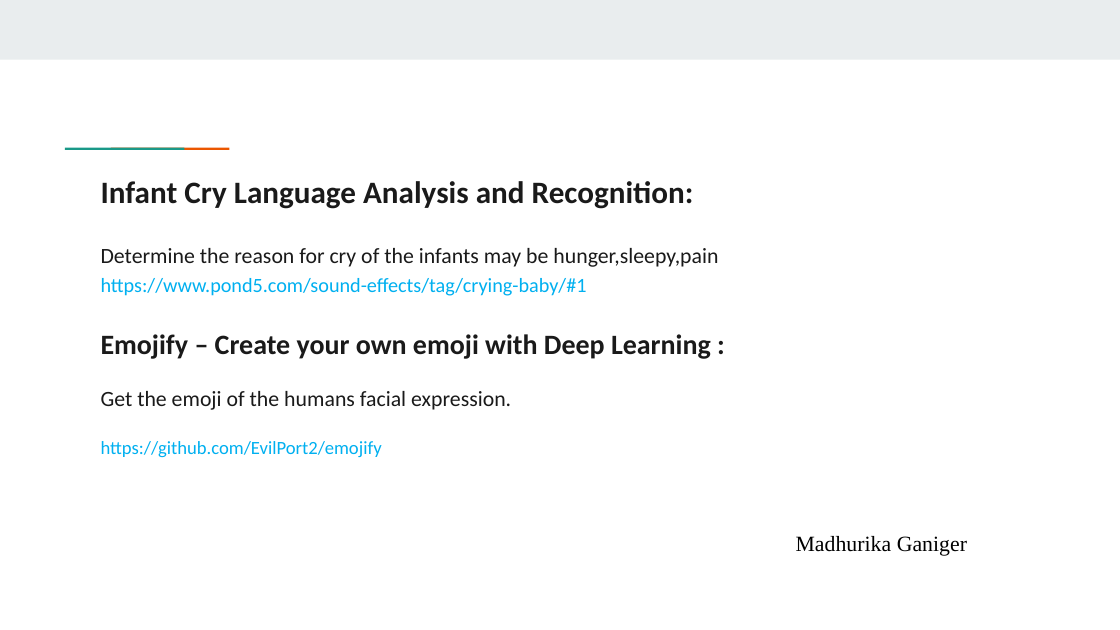
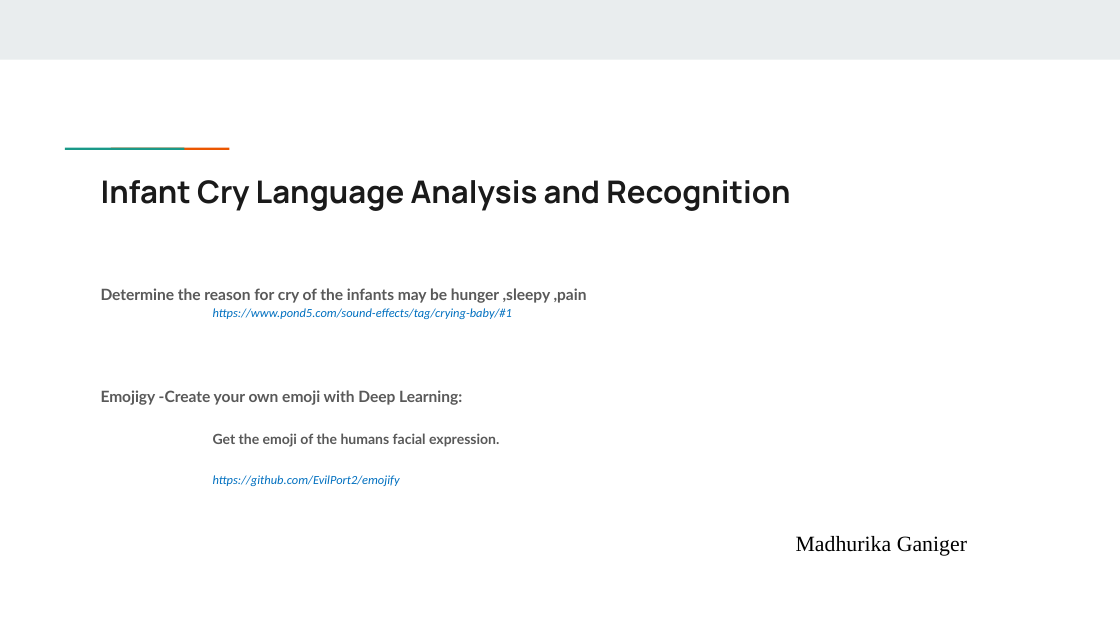
Before and after one commit to VarunBohara/Mini-Project-Documents, a slide deck: slide 5 of IDEAS FOR PROBLEM STATEMENT 4.pptx. Drawn at 1120x630 pixels with LibreOffice and Linux fonts; fonts in the diff are those of the drawing. Boxes give left, top, right and bottom in pixels: in the first picture for what was removed or moved away, otherwise in the second. Text is boxed around its words. In the diff, an @@ line names an element or a change of style, - is before the commit and + after.

```diff
--- a/IDEAS FOR PROBLEM STATEMENT 4.pptx
+++ b/IDEAS FOR PROBLEM STATEMENT 4.pptx
@@ title at [101, 180, 790, 211]: text changed; font Calibri to Manrope @@
-Infant Cry Language Analysis and Recognition:
+Infant Cry Language Analysis and Recognition
@@ text at [101, 288, 587, 405]: text changed; size 14 to 10 pt; font Calibri to Lato; text colour #1A1A1A to #595959; bold on @@
-Determine the reason for cry of the infants may be hunger,sleepy,pain
-https://www.pond5.com/sound-effects/tag/crying-baby/#1
-Emojify – Create your own emoji with Deep Learning :
+Determine the reason for cry of the infants may be hunger ,sleepy ,pain
+https://www.pond5.com/sound-effects/tag/crying-baby/#1
+Emojigy -Create your own emoji with Deep Learning:
@@ text at [213, 433, 499, 486]: size 14 to 9 pt, font Calibri to Lato, text colour #1A1A1A to #595959, bold on in "Get the emoji of the humans facial ..."; size 12 to 8 pt, text colour #00B0F0 to #0070C0, italic on in "https://github.com/EvilPort2/emojify" @@
```
Also in this commit, not shown: 2 other slides changed, 1 slide removed.
